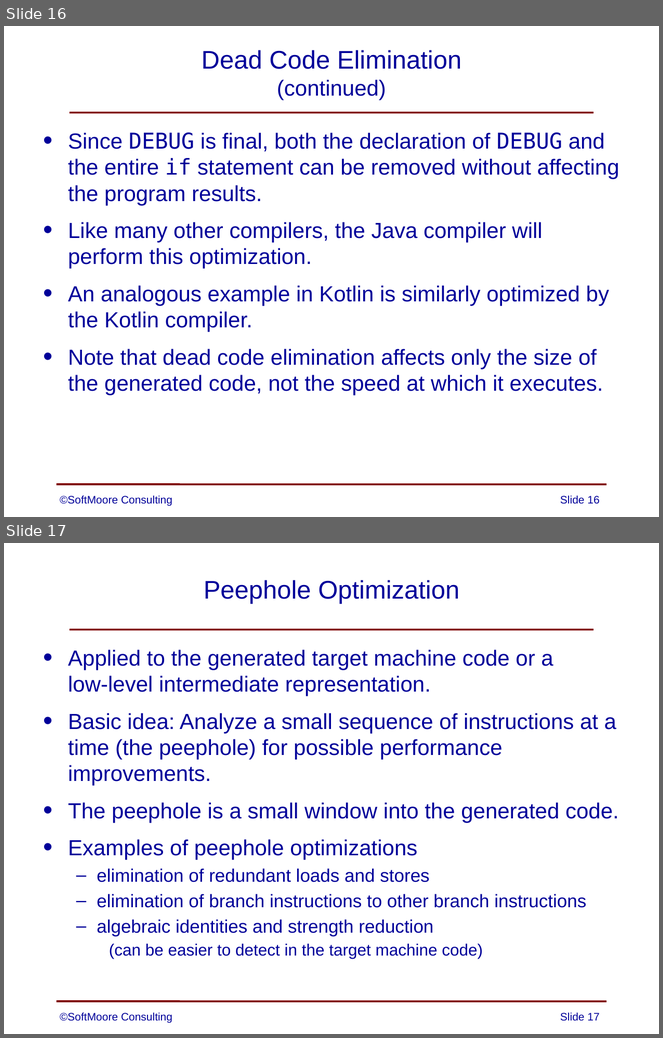
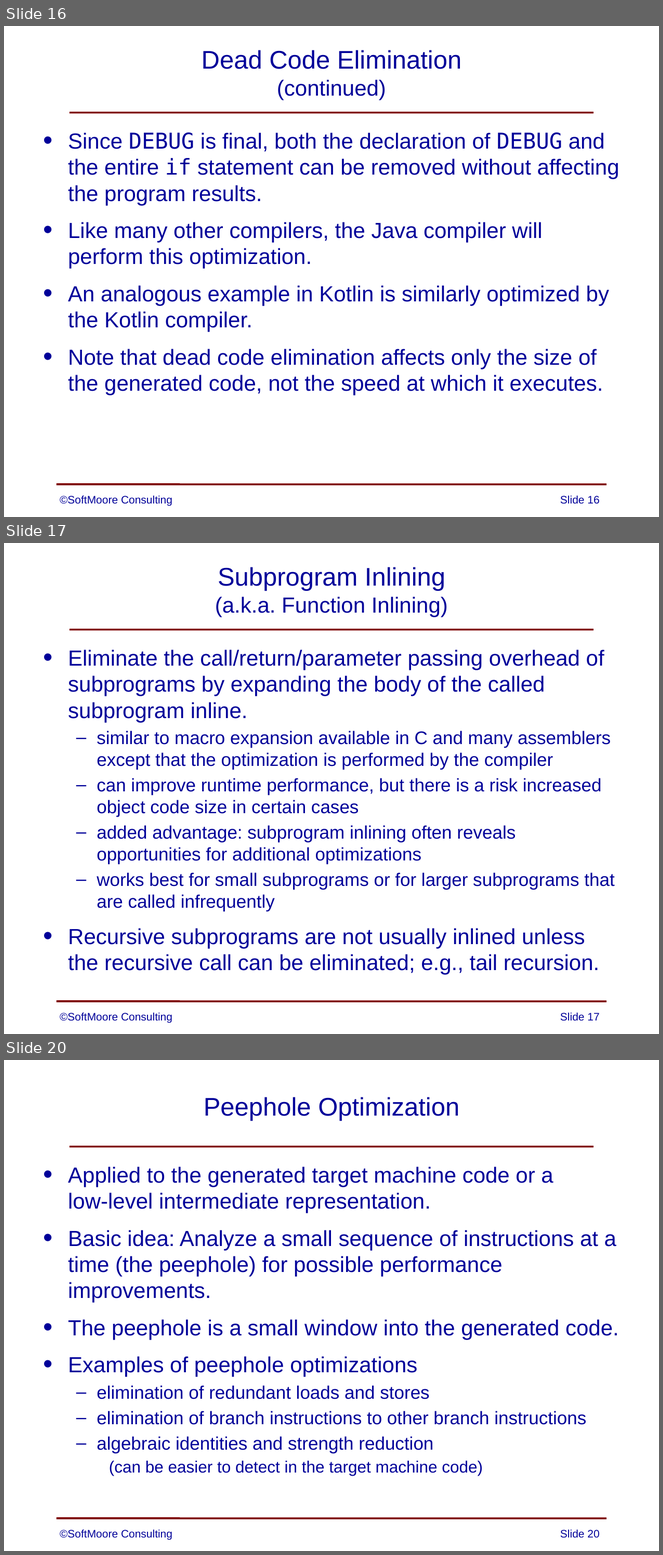
Before and after one commit to SoftMoore/CPRL-Kt-2nd, a slide deck: PowerPoints/12 - Optimization.pptx. Shown one above the other, each under a label of ours: slides 16 and 17 before the commit, slides 16, 17 and 20 after it; the slides between them are not shown. The pictures are 663x1038 and 663x1555 pixels, drawn with LibreOffice and Linux fonts; fonts in the diff are those of the drawing. Boxes give left, top, right and bottom in pixels: in the first picture for what was removed or moved away, otherwise in the second. Text is boxed around its words. In the diff, an @@ line names an element or a change of style, - is before the commit and + after.

Commit message:
added slides for two additional optimizations

```diff
--- a/PowerPoints/12 - Optimization.pptx
+++ b/PowerPoints/12 - Optimization.pptx
@@ slide 17 added at (4, 543, 659, 1034), background #FFFFFF; not listed: 2 template elements that a slide beside it also shows @@
@@ title added at (215, 567, 448, 617), 24 pt, text #000099 @@
+Subprogram Inlining
+(a.k.a. Function Inlining)
@@ text added at (68, 650, 614, 975), 20 pt, text #000099 @@
+• Eliminate the call/return/parameter passing overhead of subprograms by expanding the body of the called subprogram inline.
+  – similar to macro expansion available in C and many assemblers except that the optimization is performed by the compiler
+  – can improve runtime performance, but there is a risk increased object code size in certain cases
+  – added advantage: subprogram inlining often reveals opportunities for additional optimizations
+  – works best for small subprograms or for larger subprograms that are called infrequently
+• Recursive subprograms are not usually inlined unless the recursive call can be eliminated; e.g., tail recursion.
@@ text added at (60, 1013, 172, 1023), 12 pt, text #000099 @@
+©SoftMoore Consulting
@@ page number added at (560, 1013, 599, 1021), 12 pt, text #000099 @@
+Slide 17
@@ what was slide 17 is now slide 20 @@
@@ page number at (560, 1530, 599, 1538): text changed @@
-Slide 17
+Slide 20
```
Also in this commit, not shown: 4 slides changed, 2 other slides added.
